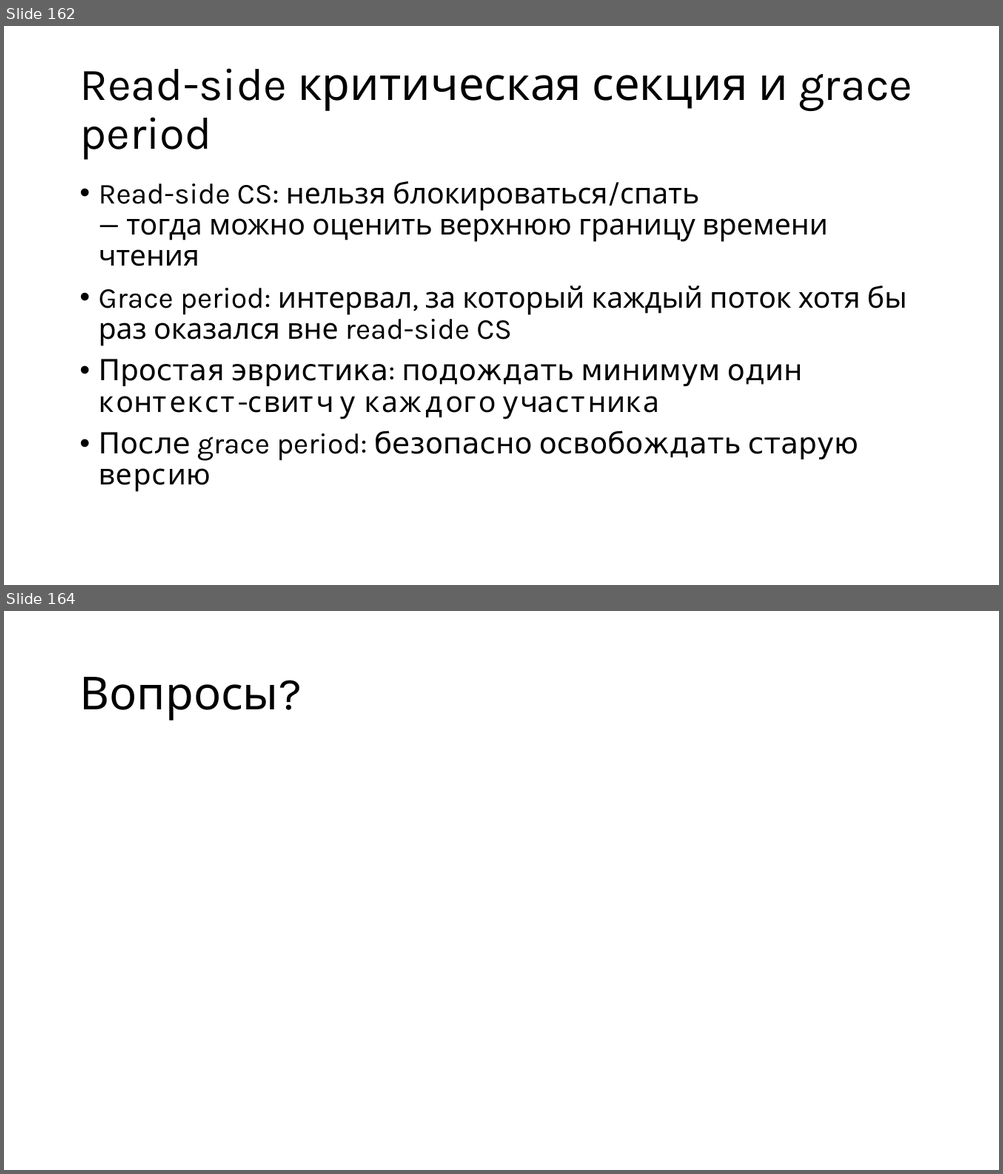
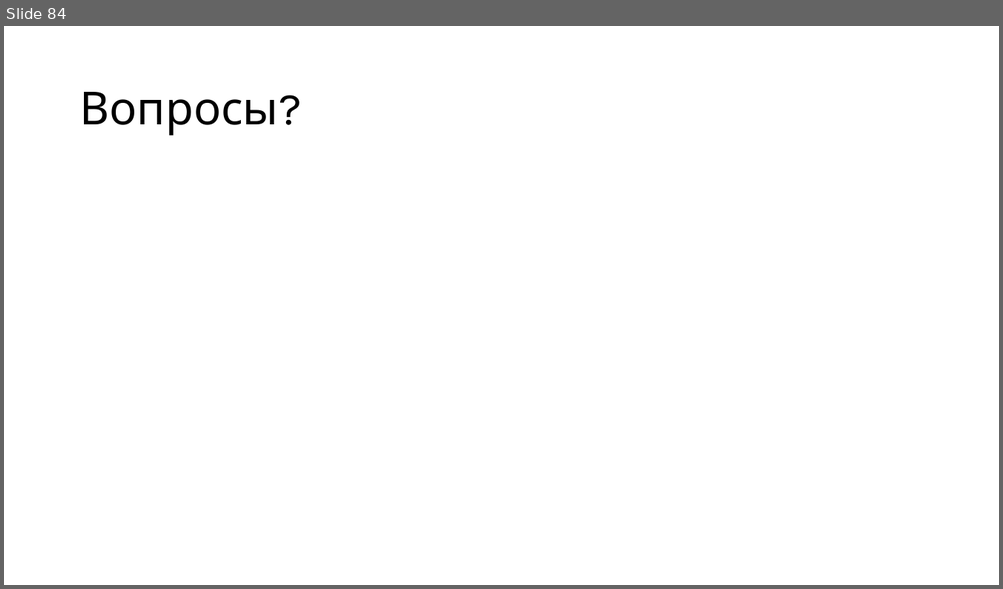
Before and after one commit to alexey-malov/os-course, a slide deck: lectures/05/Синхронизация и межпроцессная коммуникация.pptx. Shown one above the other, each under a label of ours: slides 162 and 164 before the commit, slide 84 after it; the slides between them are not shown. The pictures are 1003x1174 and 1003x589 pixels, drawn with LibreOffice and Linux fonts; fonts in the diff are those of the drawing. Boxes give left, top, right and bottom in pixels: in the first picture for what was removed or moved away, otherwise in the second. Text is boxed around its words. In the diff, an @@ line names an element or a change of style, - is before the commit and + after.

```diff
--- a/lectures/05/Синхронизация и межпроцессная коммуникация.pptx
+++ b/lectures/05/Синхронизация и межпроцессная коммуникация.pptx
@@ slide 162 removed at (4,26,999,585), background #FFFFFF @@
@@ title removed at (79,68,912,160) @@
-Read-side критическая секция и grace period
@@ text removed at (99,181,907,492) @@
-• Read-side CS: нельзя блокироваться/спать
-  — тогда можно оценить верхнюю границу времени чтения
-• Grace period: интервал, за который каждый поток хотя бы раз оказался вне read-side CS
-• Простая эвристика: подождать минимум один контекст-свитч у каждого участника
-• После grace period: безопасно освобождать старую версию
@@ what was slide 164 is now slide 84 @@
```
Also in this commit, not shown: 11 slides changed, 68 slides added, 147 other slides removed, 1 other file.
